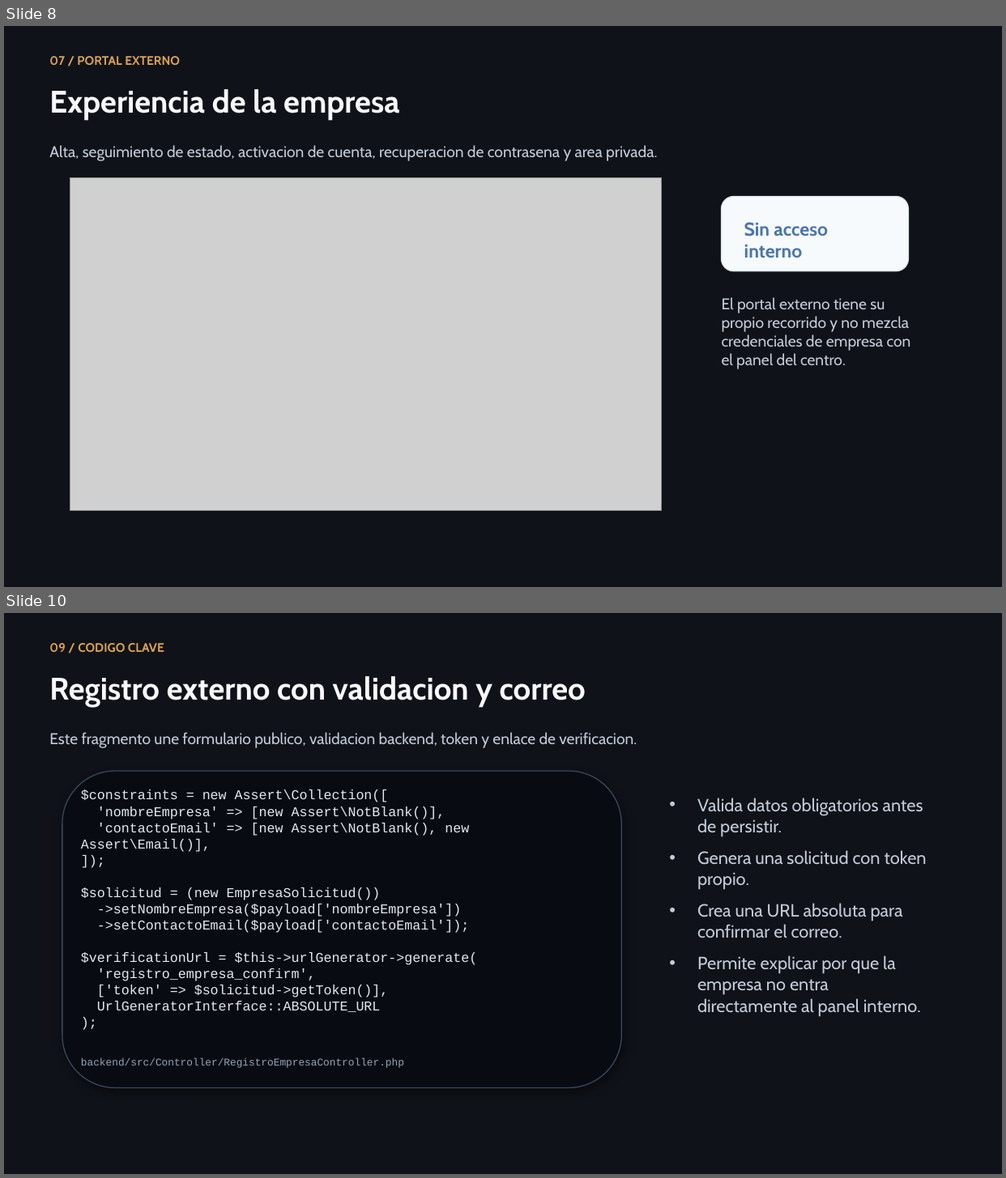
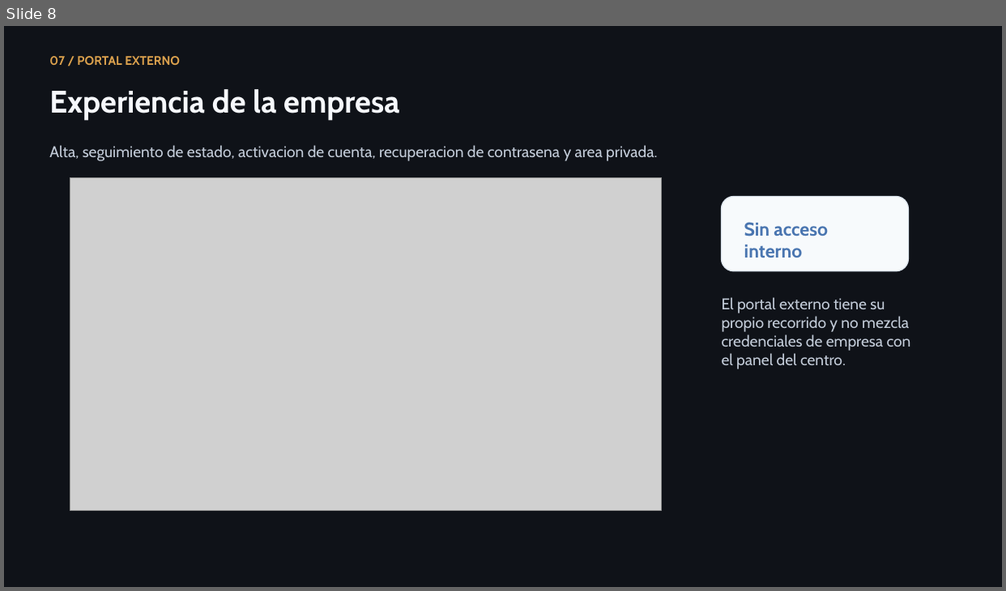
Before and after one commit to lmendez861/TFG-Agora, a slide deck: docs/presentacion-defensa-final.pptx. Shown one above the other, each under a label of ours: slides 8 and 10 before the commit, slide 8 after it; the slides between them are not shown. The pictures are 1006x1178 and 1006x591 pixels, drawn with LibreOffice and Linux fonts; fonts in the diff are those of the drawing; grey boxes stand for pictures. Boxes give left, top, right and bottom in pixels: in the first picture for what was removed or moved away, otherwise in the second. Text is boxed around its words. In the diff, an @@ line names an element or a change of style, - is before the commit and + after.

```diff
--- a/docs/presentacion-defensa-final.pptx
+++ b/docs/presentacion-defensa-final.pptx
@@ slide 10 removed at (x1=4, y1=613, x2=1002, y2=1174), background #0F1218 @@
@@ text removed at (x1=49, y1=643, x2=164, y2=652) @@
-09 / CODIGO CLAVE
@@ text removed at (x1=49, y1=676, x2=586, y2=708) @@
-Registro externo con validacion y correo
@@ text removed at (x1=49, y1=732, x2=637, y2=748) @@
-Este fragmento une formulario publico, validacion backend, token y enlace de verificacion.
@@ rounded rectangle removed at (x1=62, y1=771, x2=621, y2=1088) @@
@@ text removed at (x1=81, y1=790, x2=478, y2=1012) @@
-$constraints = new Assert\Collection([
-'nombreEmpresa' => [new Assert\NotBlank()],
-'contactoEmail' => [new Assert\NotBlank(), new Assert\Email()],
-]);
-$solicitud = (new EmpresaSolicitud())
-->setNombreEmpresa($payload['nombreEmpresa'])
-->setContactoEmail($payload['contactoEmail']);
-$verificationUrl = $this->urlGenerator->generate(
-'registro_empresa_confirm',
-['token' => $solicitud->getToken()],
-UrlGeneratorInterface::ABSOLUTE_URL
-);
@@ text removed at (x1=697, y1=798, x2=927, y2=1017) @@
-• Valida datos obligatorios antes de persistir.
-• Genera una solicitud con token propio.
-• Crea una URL absoluta para confirmar el correo.
-• Permite explicar por que la empresa no entra directamente al panel interno.
@@ text removed at (x1=81, y1=1059, x2=404, y2=1068) @@
-backend/src/Controller/RegistroEmpresaController.php
```
Also in this commit, not shown: 4 slides changed, 8 slides added, 6 other slides removed, 20 other files.
